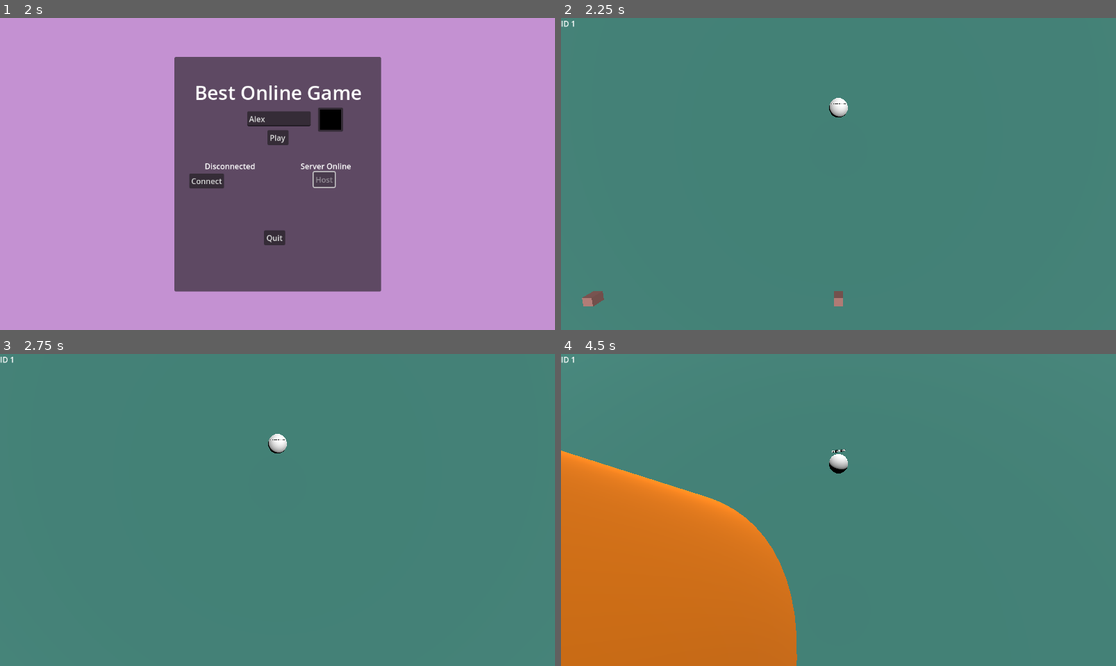
Above: before the commit, frames 1-4 (two rows, left to right).
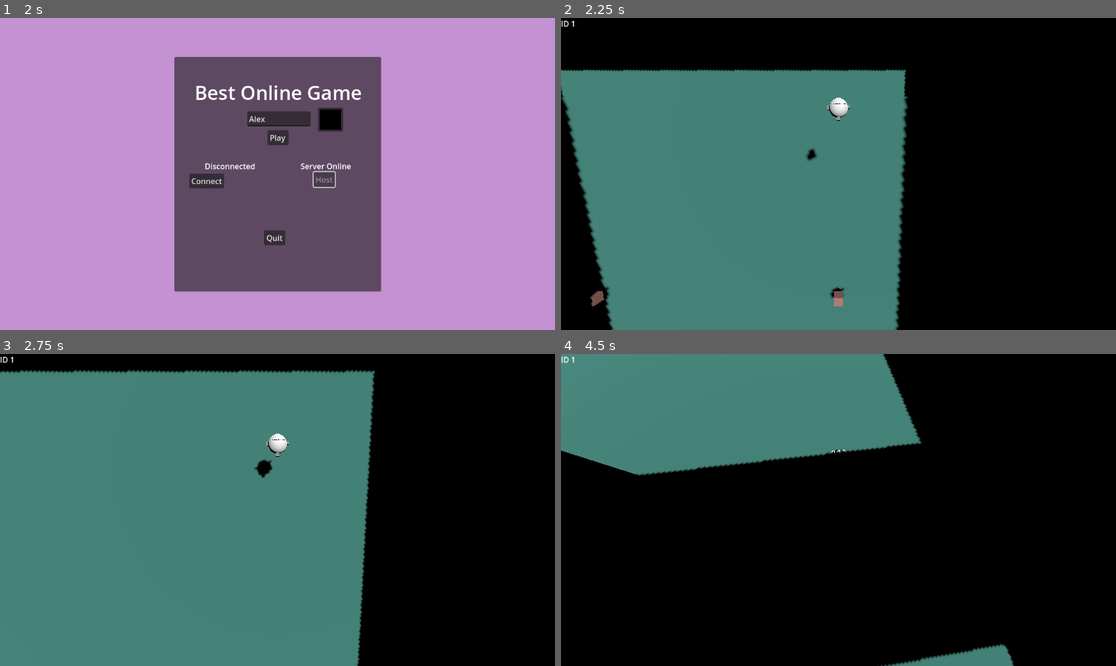
Above: after the commit, the same moments.

Repository: icvara/BestOnnlineGameEver
Game: Godot game, scene res://world/main.tscn
Same seed, same stepped clock (60 frames per second), same inputs: the game is played once before the commit and once after it.
Inputs (mouse positions are in pixels of both pictures, inside the frame that each line leads up to):
- Up to frame 1 (2 s): click (277, 117) at 0.52 s; type "Alex" at 0.6 s; click "Host" at 1.25 s
- Up to frame 2 (2.25 s): click "Play" at 2 s
- Up to frame 3 (2.75 s): no input
- Up to frame 4 (4.5 s): move the mouse to (866, 510) at 2.77 s; hold W (up) from 2.78 s (still down); tap Space (space) at 2.85, 3.6, 4.35 s; move the mouse to (810, 510) at 3.52 s; move the mouse to (849, 503) at 4.27 s

Frame 1 is identical in both runs. In frame 2, 53% of the frame differs, in the area x 0-100%, y 0-100%; in frame 3, 38%; in frame 4, 78%.

Commit message:
add shadow and asperity to ball

Diff:
--- a/Player/player.gd
+++ b/Player/player.gd
@@ -100,7 +100,7 @@
 		if Input.is_action_pressed("right"):
 			input_vector.z -= 1
 		if Input.is_action_just_pressed("space"):
-			network_update.rpc()
+			#network_update.rpc()
 			print(get_parent().get_node("RayCast3D_ground").is_colliding())
 
 				# Jump
--- a/Player/player.tscn
+++ b/Player/player.tscn
@@ -21,7 +21,7 @@
 properties/2/replication_mode = 1
 
 [sub_resource type="BoxMesh" id="BoxMesh_l8h54"]
-size = Vector3(0.2, 1, 1)
+size = Vector3(0.2, 0.2, 1.2)
 
 [node name="Player" type="RigidBody3D"]
 script = ExtResource("1_l8h54")
@@ -36,6 +36,9 @@
 replication_config = SubResource("SceneReplicationConfig_l8h54")
 
 [node name="MeshInstance3D2" type="MeshInstance3D" parent="."]
-transform = Transform3D(1, 0, 0, 0, 1, 0, 0, 0, 1, 0, 0, -1.3710916)
-visible = false
+transform = Transform3D(1, 0, 0, 0, 1, 0, 0, 0, 1, 0, 0, 0.066034466)
 mesh = SubResource("BoxMesh_l8h54")
+
+[node name="MeshInstance3D3" type="MeshInstance3D" parent="."]
+transform = Transform3D(0.039835356, 0, -0.99920624, 0, 1, 0, 0.99920624, 0, 0.039835356, 0, 0, -0.026117444)
+mesh = SubResource("BoxMesh_l8h54")
--- a/world/level_0.tscn
+++ b/world/level_0.tscn
@@ -116,6 +116,7 @@
 
 [node name="DirectionalLight3D" type="DirectionalLight3D" parent="."]
 transform = Transform3D(0.4157299, 0.86541176, 0.27969816, 0.1546018, -0.37030214, 0.9159558, 0.8962515, -0.33754823, -0.2877398, 2.884136, 11.926075, 1.2868397)
+shadow_enabled = true
 
 [node name="ground2" type="MeshInstance3D" parent="."]
 transform = Transform3D(0.3196209, 0.9475455, 0, -0.9475455, 0.3196209, 0, 0, 0, 1, -237.73782, 17.237486, 0)
